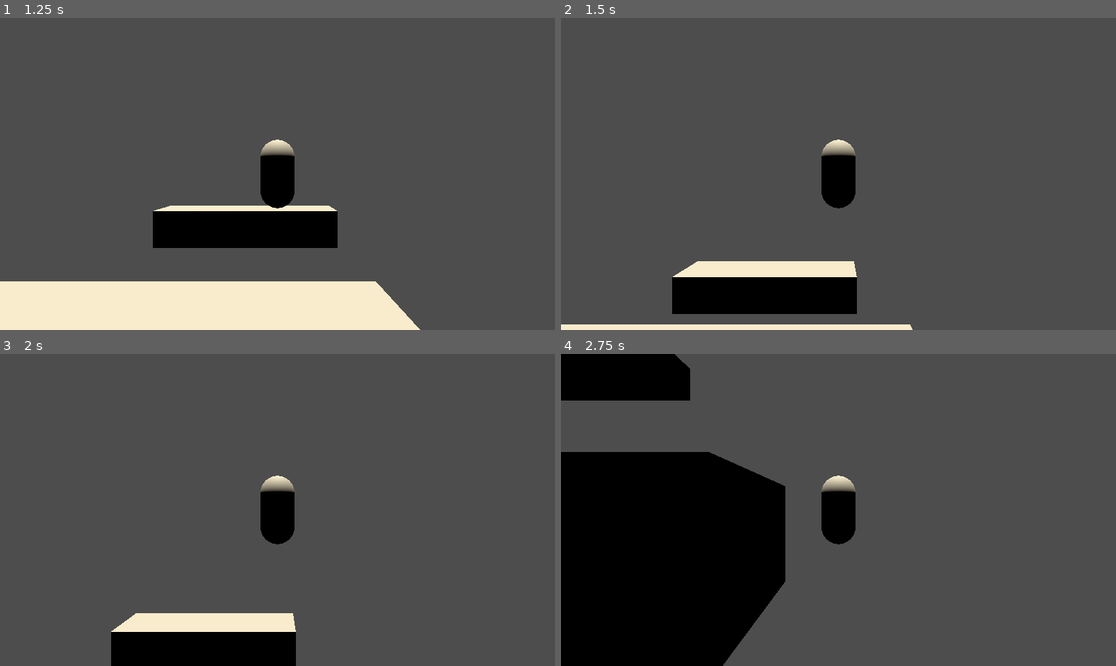
Above: before the commit, frames 1-4 (two rows, left to right).
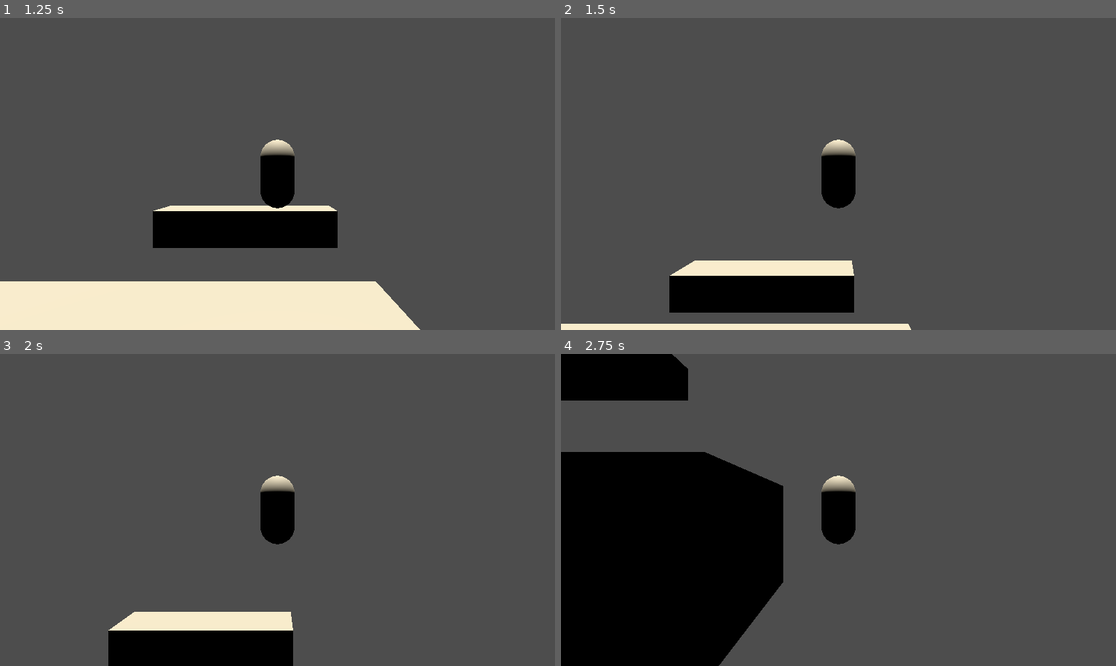
Above: after the commit, the same moments.

Repository: RadianceStorm/J226-Smash
Game: Godot game, scene res://temp.tscn
Same seed, same stepped clock (60 frames per second), same inputs: the game is played once before the commit and once after it. The project has no main scene, so this scene is started directly.
Inputs:
- Up to frame 1 (1.25 s): hold D (move_right) from 0.53 s (still down); hold Space (jump) from 0.53 s (still down)
- Up to frame 2 (1.5 s): release D (move_right) at 1.28 s; release Space (jump) at 1.28 s; hold S (move_down) from 1.28 s (still down); tap Space (jump) at 1.35 s
- Up to frame 3 (2 s): keep holding S (move_down); tap Space (jump) at 1.52, 1.82 s
- Up to frame 4 (2.75 s): release S (move_down) at 2.03 s; hold D (move_right) from 2.03 s (still down); hold Space (jump) from 2.03 s (still down)

Frame 1 is identical in both runs. In frame 2, 0.7% of the frame differs, in the area x 0-64%, y 77-100%; in frame 3, 0.4%; in frame 4, 0.4%.

Commit message:
general improvement
awdawdadwawdawddfrgthy

Diff:
--- a/scenes/camera/camera_3d.gd
+++ b/scenes/camera/camera_3d.gd
@@ -13,4 +13,4 @@
 
 	global_position = target.global_position + offset
 	look_at(target.global_position)
-# Rough approximation of a camera, suitable for testing.
+# Rough approximation of a camera for testing. It sucks but I will interpolate it later and all that fancy stuff.
--- a/scenes/fighters/fighter_base.gd
+++ b/scenes/fighters/fighter_base.gd
@@ -1,17 +1,6 @@
-# fighter_base.gd
-# Core fighter controller. Extend this class for individual characters.
-#
-# SCENE REQUIREMENTS:
-#   - CharacterBody3D root node
-#   - CollisionShape3D child with a BoxShape3D (width = ecb_half_width*2, height = ecb_half_height*2)
-#   - FighterStats resource assigned to 'stats' export
-#
-# COLLISION LAYER CONVENTION (Project Settings -> Layer Names -> 3D Physics):
-#   Layer 1 : solid_platforms
-#   Layer 2 : soft_platforms
-#   Layer 3 : fighters
-
 class_name FighterBase
+# For individual fighters, extend this class
+
 extends CharacterBody3D
 
 # --- Hitbox Sides ---
@@ -251,6 +240,8 @@
 func _apply_move() -> void:
 	var was_grounded := grounded
 
+	_update_soft_platform_mask()
+
 	floor_snap_length = 0.15 if (state == State.GROUNDED or state == State.JUMPSQUAT) else 0.0
 	velocity = vel
 	move_and_slide()
@@ -267,7 +258,9 @@
 		print("[GROUND] Left ground")
 		_set_state(State.AIRBORNE)
 
-	# Soft platform mask set AFTER move_and_slide — applies to next frame
+	_update_soft_platform_mask()
+
+func _update_soft_platform_mask() -> void:
 	var holding_down := Input.is_action_pressed("move_down")
 	var bounds := _get_hitbox_bounds()
 
@@ -289,13 +282,9 @@
 			if bounds.right < p_left:
 				should_collide = false
 				break
-			print("bounds.bottom: ", snappedf(bounds.bottom, 0.001), " | p_top: ", snappedf(p_top, 0.001), " | bottom < top: ", bounds.bottom < p_top)
-			print("bounds.left: ", snappedf(bounds.left, 0.001), " | p_right: ", snappedf(p_right, 0.001), " | left > right: ", bounds.left > p_right)
-			print("bounds.right: ", snappedf(bounds.right, 0.001), " | p_left: ", snappedf(p_left, 0.001), " | right < left: ", bounds.right < p_left)
-			print("should_collide result: ", should_collide)
-
-	print("MASK SET TO: ", should_collide)
+
 	set_collision_mask_value(2, should_collide)
+
 
 func _on_land() -> void:
 	fastfalling              = false
--- a/scenes/fighters/fighter_stats.gd
+++ b/scenes/fighters/fighter_stats.gd
@@ -1,64 +1,51 @@
-# fighter_stats.gd
-# Per-character data resource. Create a unique .tres file for each character.
-# All values are tuned to match Ultimate's feel by default.
+# Character data resource. Make a .tres file for each character.
+
 class_name FighterStats
 extends Resource
 
-# ─────────────────────────────────────────────────────────────
-#  Ground Movement
-# ─────────────────────────────────────────────────────────────
+# --- Ground Movement ---
 @export_group("Ground Movement")
+## How fast the character walks when the walk toggle is enabled.
 @export var walk_speed: float = 6.0
+## How fast the character runs.
 @export var dash_speed: float = 10.0
-## Fraction of speed lost per frame while decelerating on the ground.
+## How fast the character decelerates on the ground. This is a fraction that the ground speed is multiplied by.
 @export var ground_friction: float = 0.15
 
-# ─────────────────────────────────────────────────────────────
-#  Air Movement
-# ─────────────────────────────────────────────────────────────
+# --- Air Movement ---
 @export_group("Air Movement")
+## The maximum air speed the character can achieve while moving normally (e.g. not being launched or using a special move)
 @export var air_speed: float = 8.0
-## Fraction of air_speed gained per frame (acceleration feel).
+## The measure of horizontal movement control the character has while airborne.
 @export var air_acceleration: float = 0.12
+## How fast the character decelerates in the air. Works the same as ground friction.
 @export var air_friction: float = 0.02
 
-# ─────────────────────────────────────────────────────────────
-#  Vertical / Jump
-# ─────────────────────────────────────────────────────────────
-@export_group("Vertical")
+# --- Jumping ---
+@export_group("Jumping")
+## How high/fast the character jumps. Affected by gravity.
 @export var jump_velocity: float = 12.0
-@export var short_hop_velocity: float = 7.5   # Applied when jump is released during jumpsquat
+## How high the character jumps when a short hop is inputted.
+@export var short_hop_velocity: float = 7.5
+## How high the character jumps when double jumping.
 @export var double_jump_velocity: float = 11.0
+## How many times the character can double jump before touching the ground again.
 @export var max_double_jumps: int = 1
-## In Ultimate all characters share a universal 3-frame jumpsquat.
-## Expose here so it can be broken for specific characters if ever needed.
+# In Ultimate all characters share a universal 3-frame jumpsquat
+# But i'm just gonna leave it as a setting so fighters can change it easily
+## How many frames before the character leaves the ground after inputting a jump.
 @export var jumpsquat_frames: int = 3
 
-# ─────────────────────────────────────────────────────────────
-#  Gravity / Fall
-# ─────────────────────────────────────────────────────────────
+# --- Gravity ---
 @export_group("Gravity")
+## How fast the character falls.
 @export var gravity: float = 30.0
-@export var fall_speed: float = 15.0       # Terminal velocity (normal fall)
-@export var fast_fall_speed: float = 23.0  # Terminal velocity (fast fall)
+## Terminal velocity.
+@export var fall_speed: float = 15.0
+## Velocity set while fastfalling. This should be a positive number.
+@export var fast_fall_speed: float = 23.0
 
-# ─────────────────────────────────────────────────────────────
-#  Combat Physics
-# ─────────────────────────────────────────────────────────────
+# --- Combat ---
 @export_group("Combat")
-## Used directly in the Ultimate knockback formula.
+## How hard it is to launch the character. Higher values result in lower knockback received and higher survivability. Doesn't affect movement.
 @export var weight: float = 100.0
-## Ultimate: 0.4x knockback -> hitstun frames.
-@export var hitstun_multiplier: float = 0.4
-## Knockback velocity decays by this fraction each frame during hitstun.
-## Ultimate value: vel *= (1 - 0.051) per frame.
-@export var kb_decay: float = 0.051
-
-# ─────────────────────────────────────────────────────────────
-#  ECB Shape
-# ─────────────────────────────────────────────────────────────
-@export_group("ECB Shape")
-@export var ecb_half_width: float = 0.4
-@export var ecb_half_height: float = 0.65
-## Small Z extrusion so the diamond is a valid 3D convex hull for ShapeCast3D.
-@export var ecb_z_extent: float = 0.05
--- a/scenes/fighters/stats_olive.tres
+++ b/scenes/fighters/stats_olive.tres
@@ -11,6 +11,3 @@
 gravity = 40.0
 fall_speed = 20.0
 fast_fall_speed = 30.0
-ecb_half_width = 0.5
-ecb_half_height = 1.0
-ecb_z_extent = 1.0
--- a/scenes/stages/stage_data.gd
+++ b/scenes/stages/stage_data.gd
@@ -6,4 +6,5 @@
 @export var bottom_blast_y: float = -40.0
 
 func _ready():
-	print_tree_pretty()
+	print("")
+	#print_tree_pretty()
